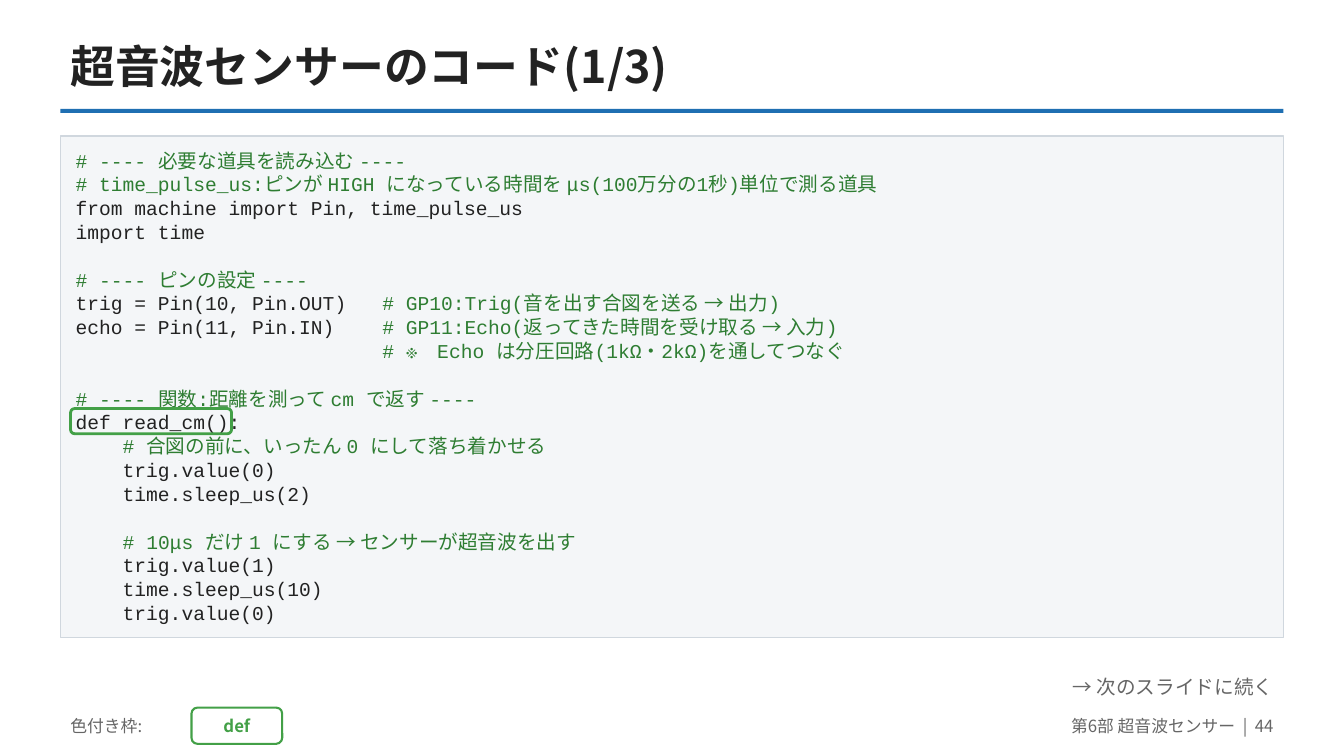
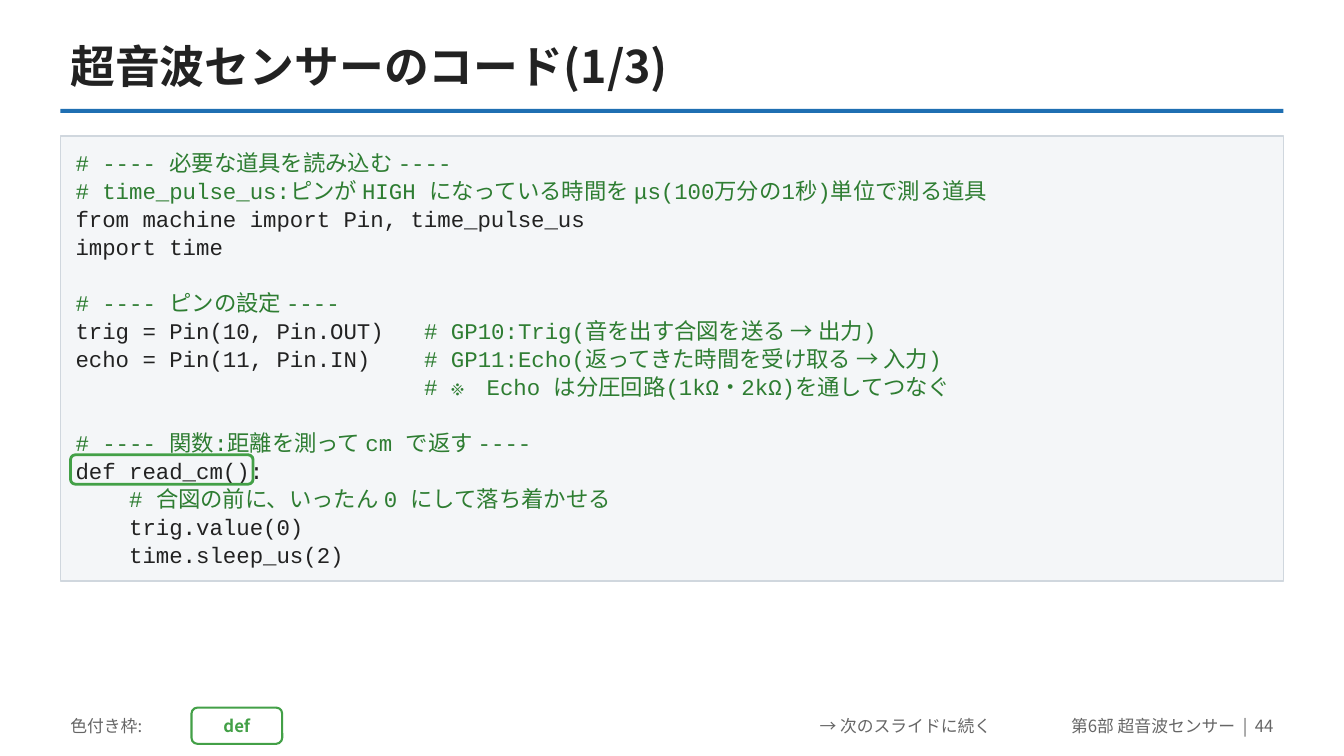
Before and after one commit to yuracode/isiot, a slide deck: slide 44 of slides/pico_sensor_intro.pptx. Drawn at 1344x756 pixels with LibreOffice and Linux fonts; fonts in the diff are those of the drawing. Boxes give left, top, right and bottom in pixels: in the first picture for what was removed or moved away, otherwise in the second. Text is boxed around its words. In the diff, an @@ line names an element or a change of style, - is before the commit and + after.

```diff
--- a/slides/pico_sensor_intro.pptx
+++ b/slides/pico_sensor_intro.pptx
@@ text "# ---- 必要な道具を読み込む ----" at box(76, 152, 987, 568): size 14 to 16 pt; line spacing 17pt to 20pt @@
@@ rectangle: place and size @@
-rectangle at box(60, 136, 1284, 637)
+rectangle at box(60, 136, 1284, 582)
@@ rounded rectangle: place and size @@
-rounded rectangle at box(71, 408, 232, 434)
+rounded rectangle at box(71, 455, 253, 484)
@@ text at box(123, 532, 576, 624): paragraphs removed @@
-# 10μs だけ 1 にする → センサーが超音波を出す
-trig.value(1)
-time.sleep_us(10)
-trig.value(0)
@@ text "→ 次のスライドに続く": place and size @@
-text "→ 次のスライドに続く" at box(1097, 677, 1274, 696)
+text "→ 次のスライドに続く" at box(840, 718, 991, 733)
@@ text "→ 次のスライドに続く" at box(840, 718, 991, 733): size 14 to 12 pt @@
```
Also in this commit, not shown: 20 other slides changed, 2 other files.
